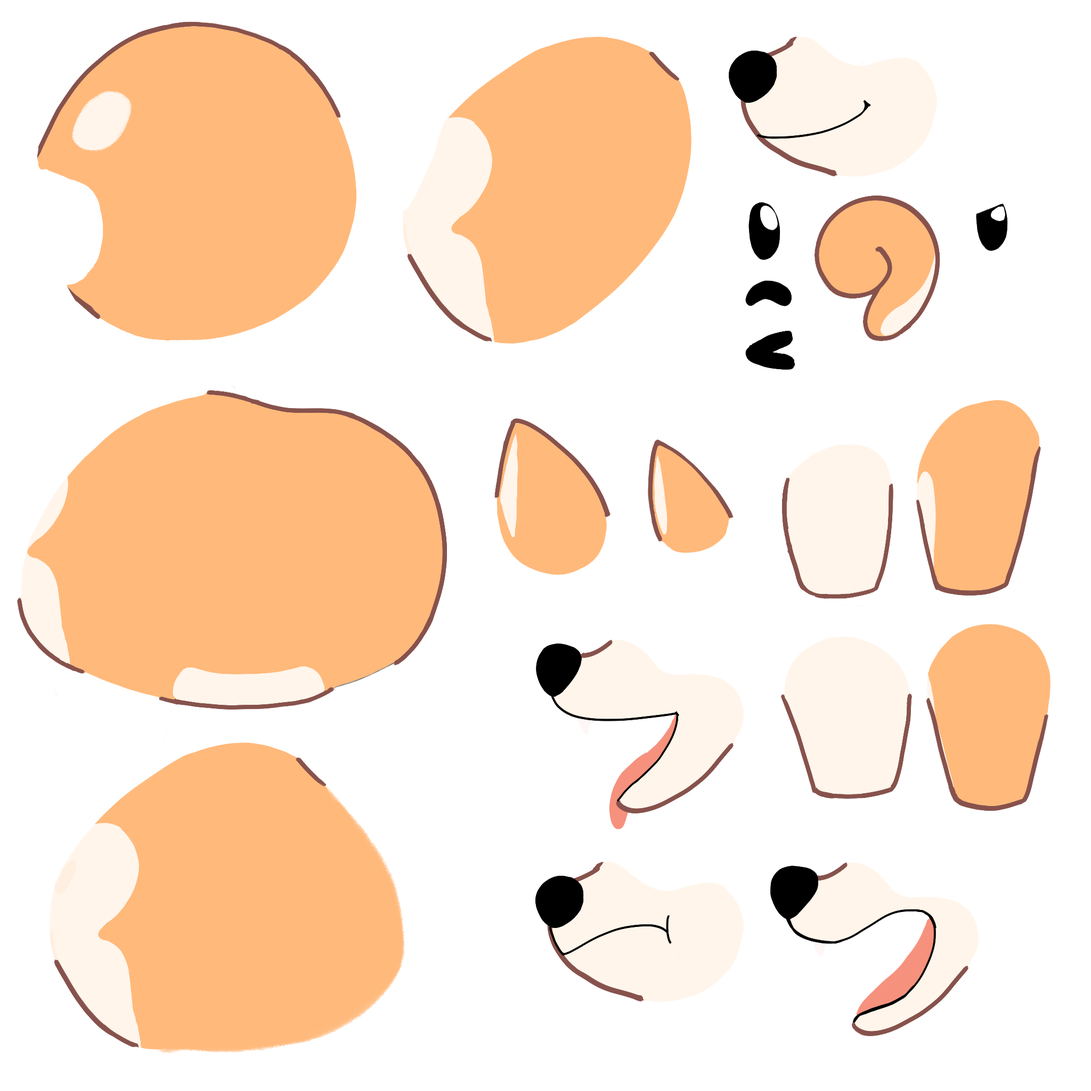
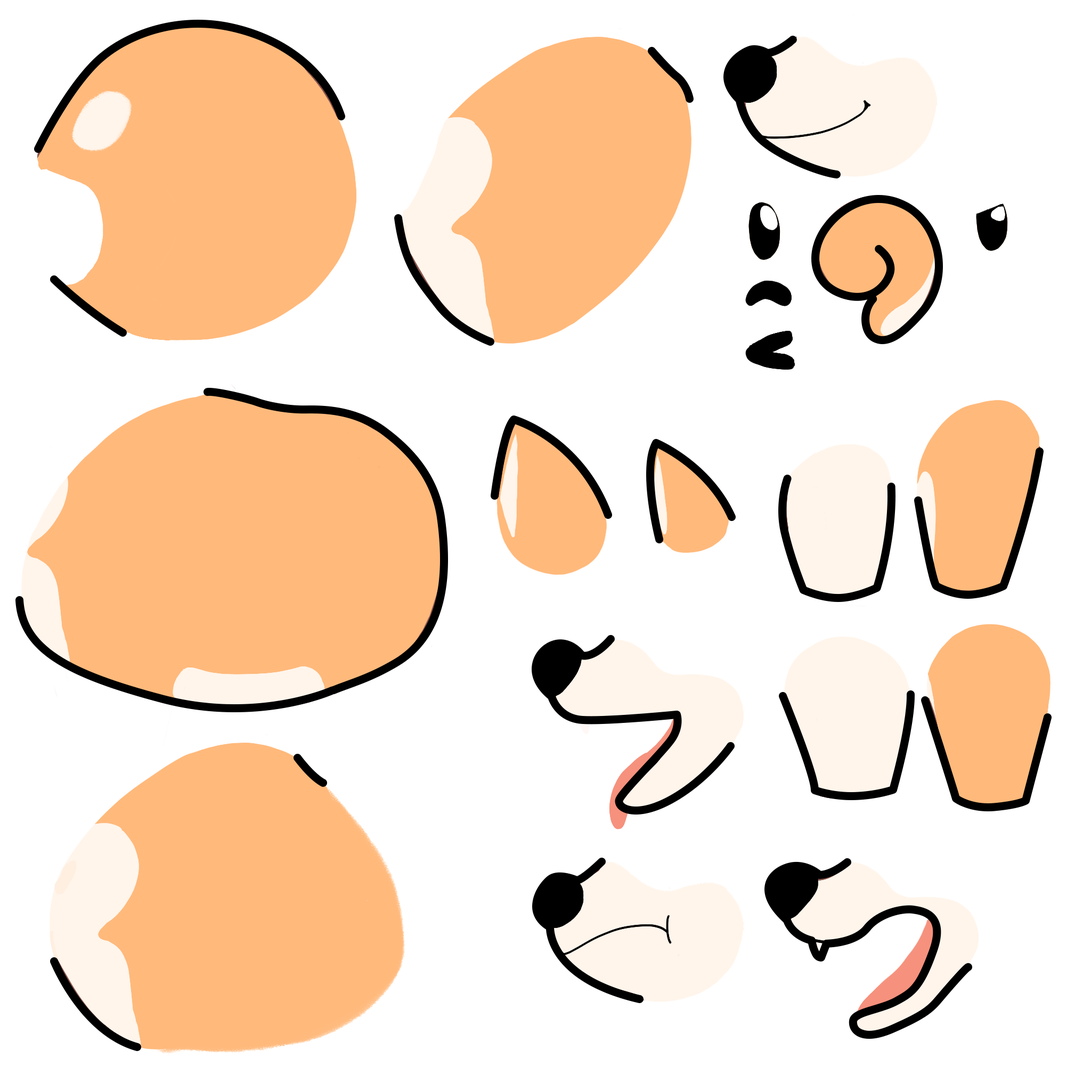
Two versions of the same layered image (w=1091, h=1091). Layer-by-layer changes:
added layer "Shape 13" in group "side" over box(646, 439, 737, 544)
added layer "Shape 12" in group "side" over box(490, 415, 613, 520)
added layer "Shape 20" in group "side" over box(764, 858, 973, 1040)
added layer "Shape 19" in group "side" over box(532, 858, 644, 1004)
added layer "Shape 18" in group "side" over box(531, 635, 735, 815)
added layer "Shape 5" in group "side" over box(723, 35, 842, 179)
added layer "Shape 2" in group "side" over box(50, 275, 127, 337)
added layer "Shape 1" in group "side" over box(34, 19, 346, 153)
added layer "Shape 16" in group "side" over box(921, 696, 1053, 812)
added layer "Shape 17" in group "side" over box(779, 690, 916, 801)
added layer "Shape 15" in group "side" over box(914, 447, 1045, 600)
added layer "Shape 14" in group "side" over box(778, 474, 896, 603)
added layer "Shape 6" in group "side" over box(811, 195, 944, 345)
added layer "Shape 11" in group "side" over box(50, 957, 142, 1052)
added layer "Shape 10" in group "side" over box(293, 754, 328, 788)
added layer "Shape 4" in group "side" over box(648, 46, 694, 103)
added layer "Shape 3" in group "side" over box(394, 214, 495, 346)
added layer "Shape 8" in group "side" over box(15, 596, 337, 713)
added layer "Shape 7" in group "side" over box(203, 387, 449, 695)
